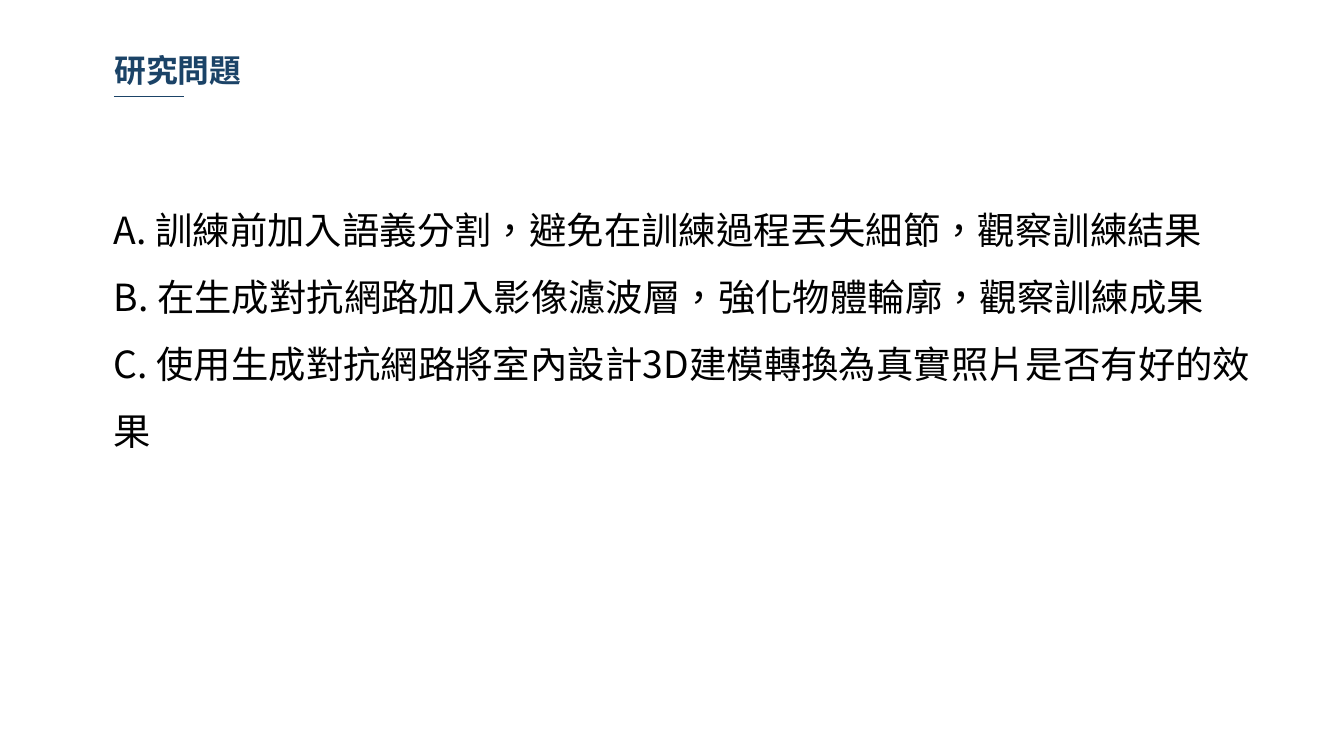
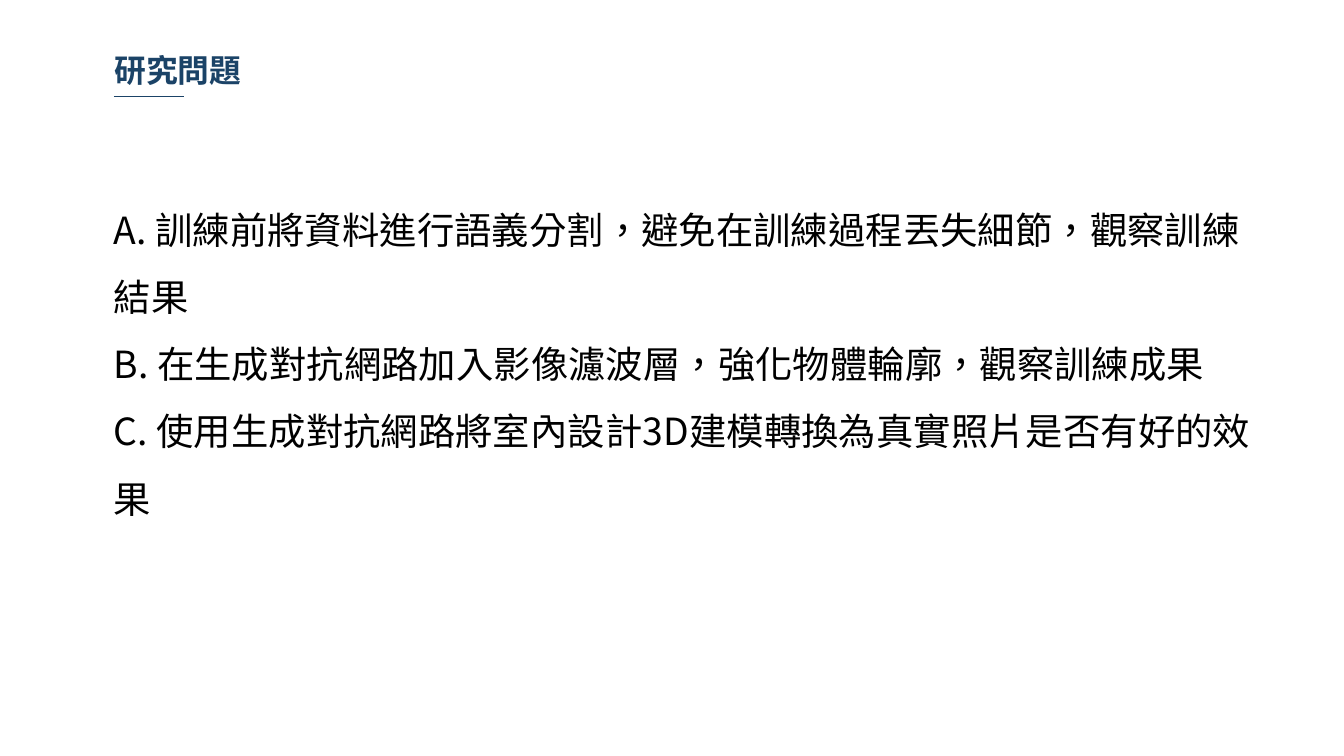
Before and after one commit to 10994015/paper, a slide deck: slide 10 of 論文/論文寫作期末報告.pptx. Drawn at 1344x756 pixels with LibreOffice and Linux fonts; fonts in the diff are those of the drawing; background and template pictures are left out. Boxes give left, top, right and bottom in pixels: in the first picture for what was removed or moved away, otherwise in the second. Text is boxed around its words. In the diff, an @@ line names an element or a change of style, - is before the commit and + after.

```diff
--- a/論文/論文寫作期末報告.pptx
+++ b/論文/論文寫作期末報告.pptx
@@ text at [114, 212, 1239, 314]: text changed @@
-A. 訓練前加入語義分割，避免在訓練過程丟失細節，觀察訓練結果
+A. 訓練前將資料進行語義分割，避免在訓練過程丟失細節，觀察訓練結果
```
Also in this commit, not shown: 7 other slides changed, 1 slide added.
